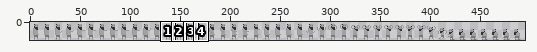
Sprite sheet: game/assets/images/f_leave-sheet.png. Above: a wide view before the commit, with the close-up outlined.
Close-up. As it was:
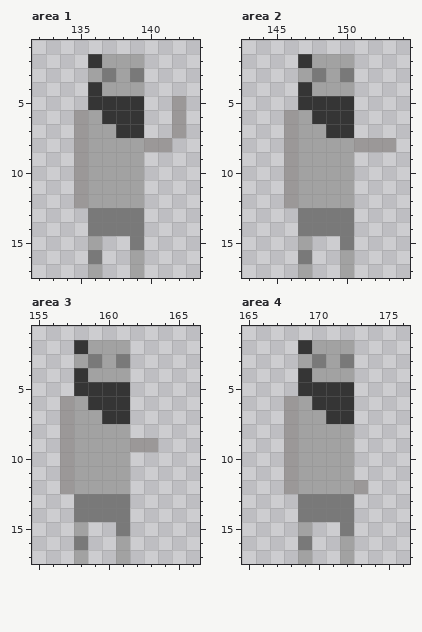
The file is 495x18 pixels. Shown: area 1: x 132..143, y 1..17; area 2: x 143..154, y 1..17; area 3: x 155..166, y 1..17; area 4: x 165..176, y 1..17. The commit also changed other parts of the picture, which this record leaves out.
Once edited:
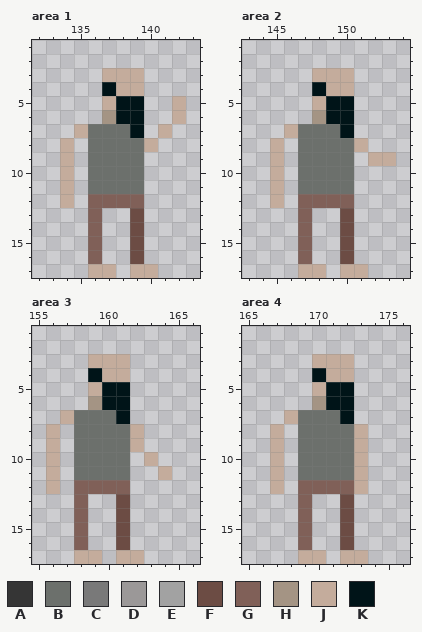
Palette (. is transparent): A #353535  B #6c706c  C #797979  D #9b9898  E #a2a2a2  F #6c4c44  G #806058  H #a49484  J #c4ac9c  K #001418
The exact change:
Changed rows in their new state; - is an unchanged pixel.
Area 1:
first column x 134:
 2 --....---
 3 --.JJJ---
 4 --.KJJ---
 5 --.JKK--J
 6 -..HKK--J
 7 -JBBBK-J.
 8 J.BBBBJ.-
 9 J.BBBB---
10 J.BBBB---
11 J.BBBB---
12 J.GGGG---
13 --G..F---
14 --G..F---
15 --G--F---
16 --G--F---
17 --JJ-JJ--
Area 2:
first column x 145:
 2 --....---
 3 --.JJJ---
 4 --.KJJ---
 5 --.JKK---
 6 -..HKK---
 7 -JBBBK---
 8 J.BBBBJ..
 9 J.BBBB-JJ
10 J.BBBB---
11 J.BBBB---
12 J.GGGG---
13 --G..F---
14 --G..F---
15 --G--F---
16 --G--F---
17 --JJ-JJ--
Area 3:
first column x 156:
 2 --....---
 3 --.JJJ---
 4 --.KJJ---
 5 --.JKK---
 6 -..HKK---
 7 -JBBBK---
 8 J.BBBBJ--
 9 J.BBBBJ.-
10 J.BBBB-J-
11 J.BBBB--J
12 J.GGGG---
13 --G..F---
14 --G..F---
15 --G--F---
16 --G--F---
17 --JJ-JJ--
Area 4:
first column x 167:
 2 --....-
 3 --.JJJ-
 4 --.KJJ-
 5 --.JKK-
 6 -..HKK-
 7 -JBBBK-
 8 J.BBBBJ
 9 J.BBBBJ
10 J.BBBBJ
11 J.BBBBJ
12 J.GGGGJ
13 --G..F-
14 --G..F-
15 --G--F-
16 --G--F-
17 --JJ-JJ
Pixel boxes of the changes (left, top, right, bottom) in both close-ups:
changed: (60, 54, 186, 278)
changed: (270, 54, 396, 278)
changed: (46, 340, 172, 564)
changed: (270, 340, 368, 564)
